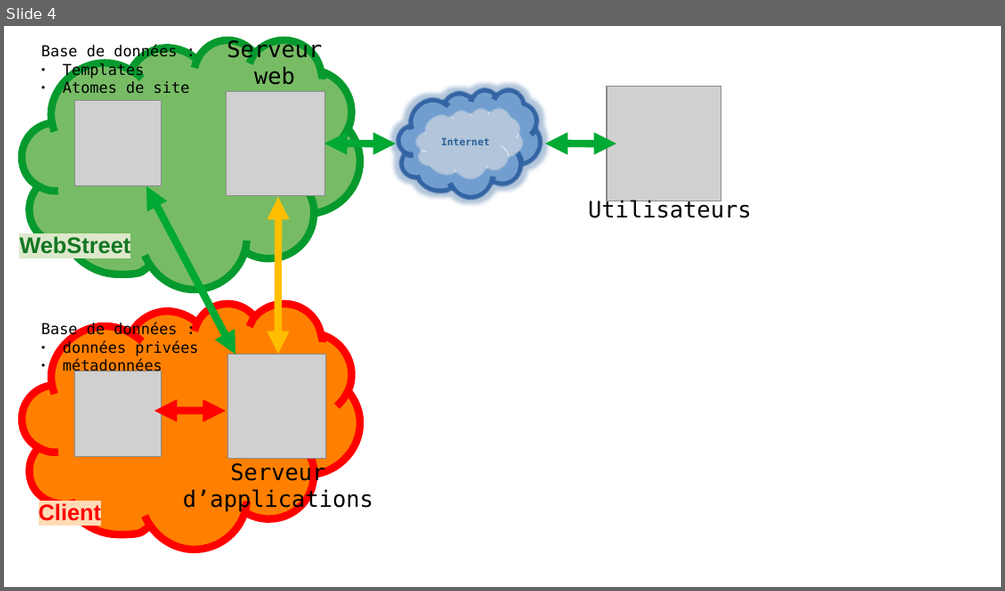
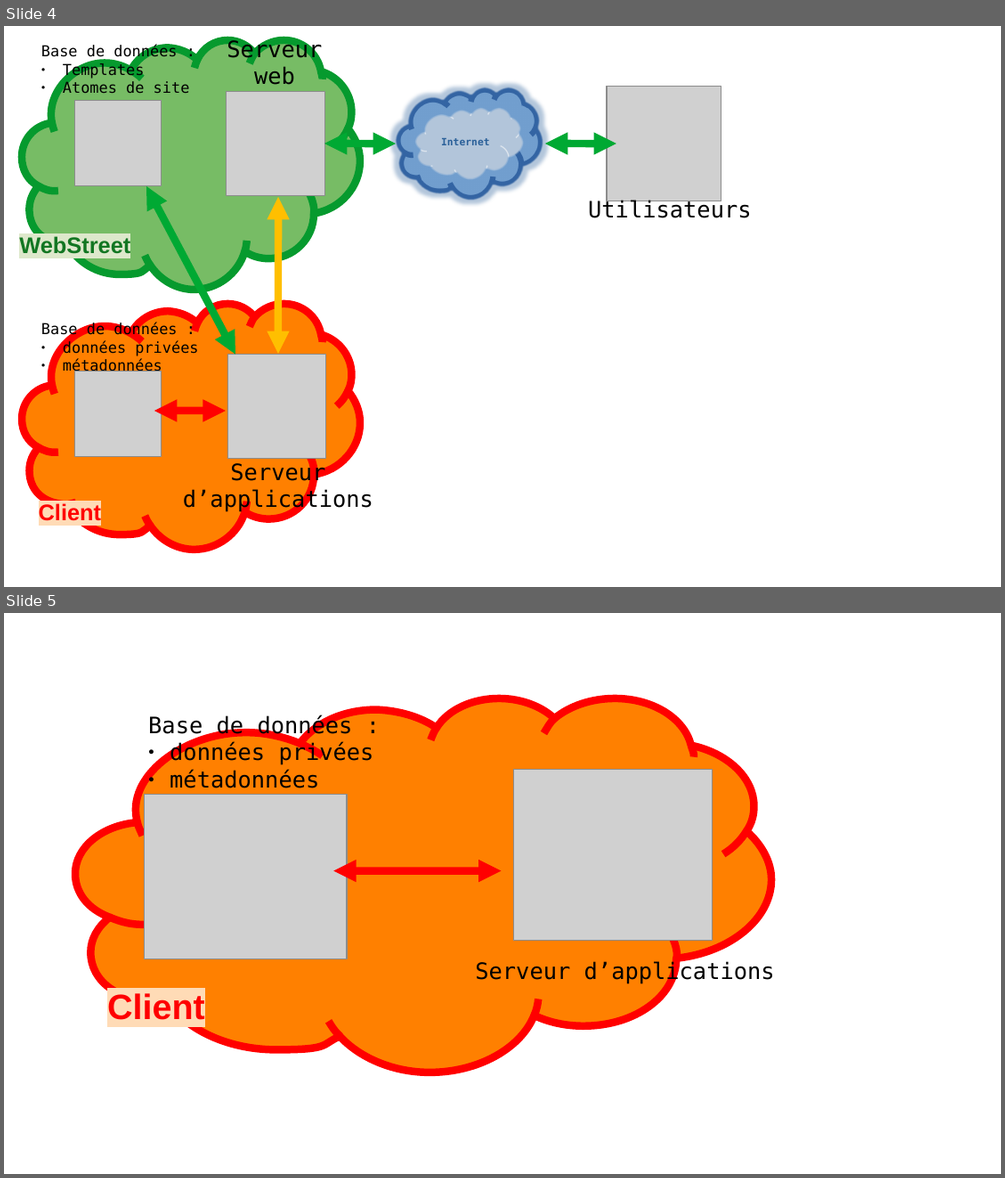
Before and after one commit to gattardm/P12, a slide deck: Sources/diagrammes.odp. Shown one above the other, each under a label of ours: slide 4 before the commit, slides 4 and 5 after it. The pictures are 1005x591 and 1005x1178 pixels, drawn with LibreOffice and Linux fonts; fonts in the diff are those of the drawing; grey boxes stand for pictures. Boxes give left, top, right and bottom in pixels: in the first picture for what was removed or moved away, otherwise in the second. Text is boxed around its words. In the diff, an @@ line names an element or a change of style, - is before the commit and + after.

```diff
--- a/Sources/diagrammes.odp
+++ b/Sources/diagrammes.odp
@@ slide 5 added at bbox=[4, 613, 1001, 1174], background #FFFFFF @@
@@ freeform shape added at bbox=[75, 698, 772, 1071], fill #FF8000, outline #FF0000 6.01 pt @@
@@ text added at bbox=[148, 715, 374, 788], 18 pt, text #000000 @@
+Base de données :
+● données privées
+● métadonnées
@@ picture added at bbox=[513, 770, 712, 941] @@
@@ picture added at bbox=[145, 795, 347, 959] @@
@@ double arrow added from (333, 871) to (502, 871), #FF0000 6.01 pt @@
@@ text added at bbox=[475, 961, 775, 984], 18 pt, text #000000 @@
+Serveur d’applications
@@ text added at bbox=[107, 993, 205, 1020], 28 pt, text #FF0000, bold @@
+Client
```
Also in this commit, not shown: 1 slide changed, 2 other files.
